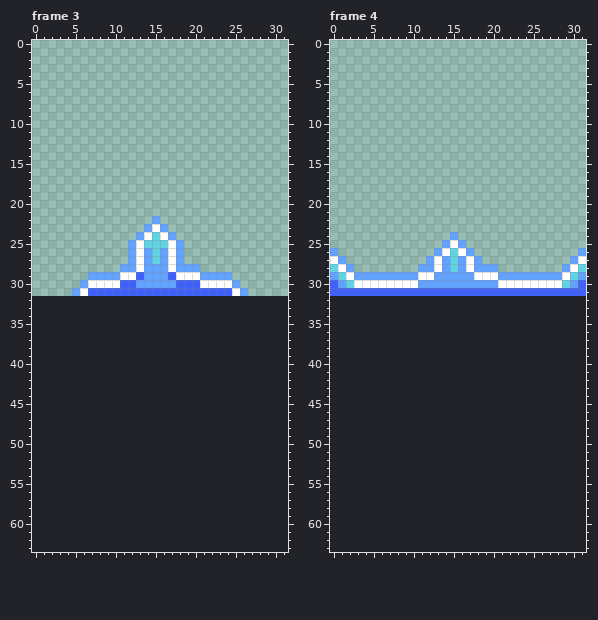
Edited in one commit: pixel-art file (resources/images/animations.ase). The picture above is the old version.
32x32 pixels, 12 frames. Shown: frame 3, frame 4. The old version is drawn lined up with the new one, on the new canvas. The commit also changed other frames, which this record leaves out.
And afterwards:
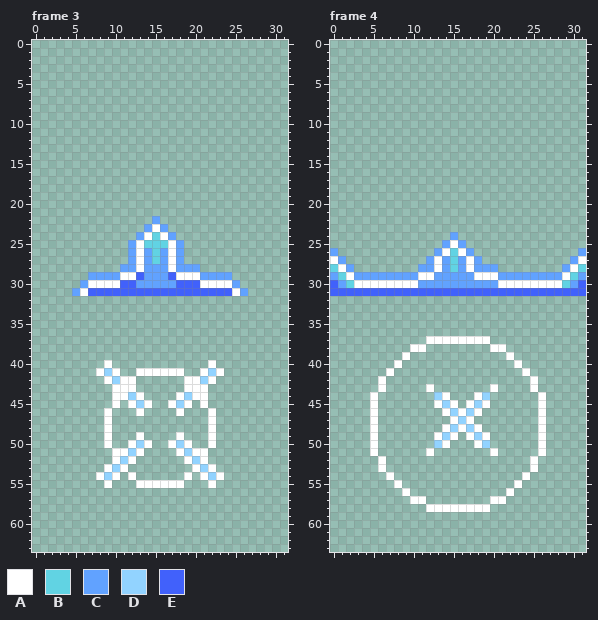
Palette (. is transparent): A #ffffff  B #61d3e3  C #61a2ff  D #92d3ff  E #4161fb
From the commit log: show cast and heal animations
The edit:
canvas 32x32 -> 32x64
Frame 3:
There is now colour A in row 40 at x 9 and 22; in row 41 at x 8, 10, 13 to 18, 21 and 23; in row 42 at x 9, 11 to 12, 19 to 20 and 22; in row 43 at x 10 to 12 and 19 to 21; in row 44 at x 10 to 11, 13, 18 and 20 to 21; in row 45 at x 10, 12, 14, 17, 19 and 21.
There is now colour A in row 46 at x 9, 13, 18 and 22; in rows 47 to 48 at x 9 and 22; in row 49 at x 9, 13, 18 and 22; in row 50 at x 9, 12, 14, 17, 19 and 22; in row 51 at x 10 to 11, 13, 18 and 20 to 21; in row 52 at x 10, 12, 19 and 21.
There is now colour A in row 53 at x 9, 11, 20 and 22; in row 54 at x 8, 10, 12, 19, 21 and 23; in row 55 at x 9, 13 to 18 and 22.
There is now colour D in row 41 at x 9 and 22; in row 42 at x 10 and 21; in row 44 at x 12 and 19; in row 45 at x 13 and 18; in row 50 at x 13 and 18; in row 51 at x 12 and 19.
There is now colour D in row 52 at x 11 and 20; in row 53 at x 10 and 21; in row 54 at x 9 and 22.
Frame 4:
There is now colour A in row 37 at x 12 to 19; in row 38 at x 10 to 11 and 20 to 21; in row 39 at x 9 and 22; in row 40 at x 8 and 23; in row 41 at x 7 and 24; in row 42 at x 6 and 25.
There is now colour A in row 43 at x 6, 12, 20 and 25; in row 44 at x 5, 14, 18 and 26; in row 45 at x 5, 13, 15, 17, 19 and 26; in row 46 at x 5, 14, 16, 18 and 26; in row 47 at x 5, 15, 17 and 26; in row 48 at x 5, 14, 16, 18 and 26.
There is now colour A in row 49 at x 5, 13, 15, 17, 19 and 26; in row 50 at x 5, 14, 18 and 26; in row 51 at x 5, 12, 20 and 26; in rows 52 to 53 at x 6 and 25; in row 54 at x 7 and 24; in row 55 at x 8 and 23.
There is now colour A in row 56 at x 9 and 22; in row 57 at x 10 to 11 and 20 to 21; in row 58 at x 12 to 19.
There is now colour D in row 44 at x 13 and 19; in row 45 at x 14 and 18; in row 46 at x 15 and 17; in row 47 at x 16; in row 48 at x 15 and 17; in row 49 at x 14 and 18.
There is now colour D in row 50 at x 13 and 19.
Boxes around the changes in both pictures, in picture pixels (x1, y1, x2, y2):
added: (96, 360, 224, 488)
added: (370, 336, 546, 512)
